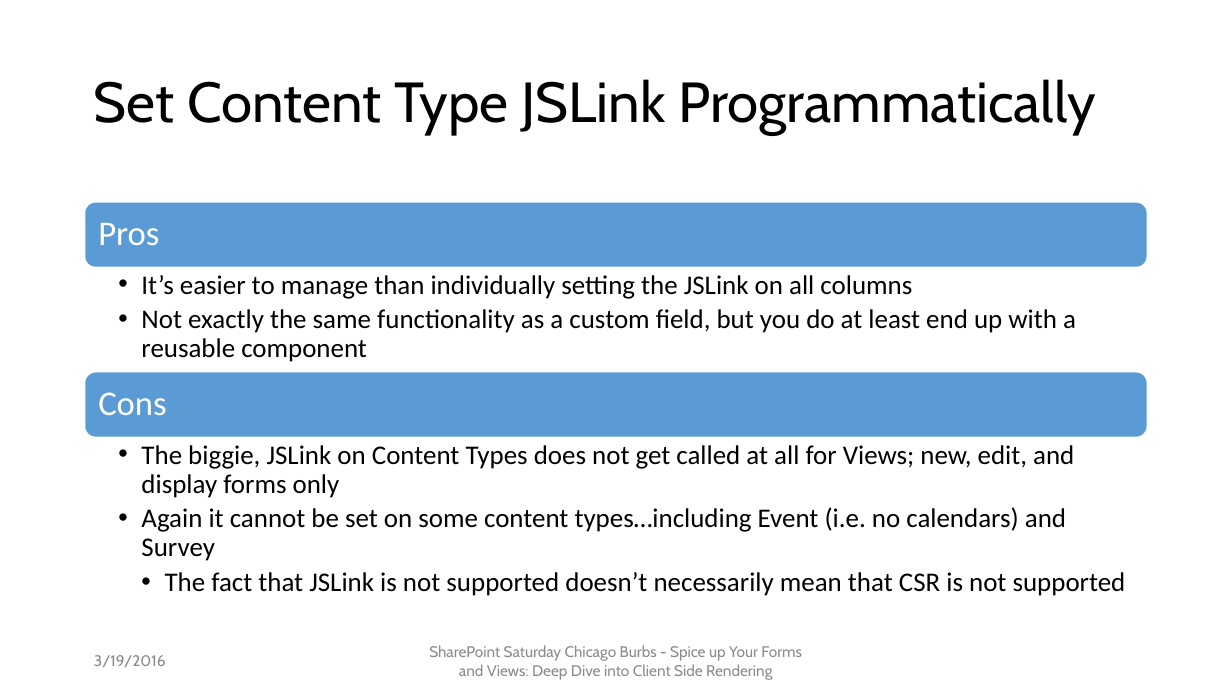
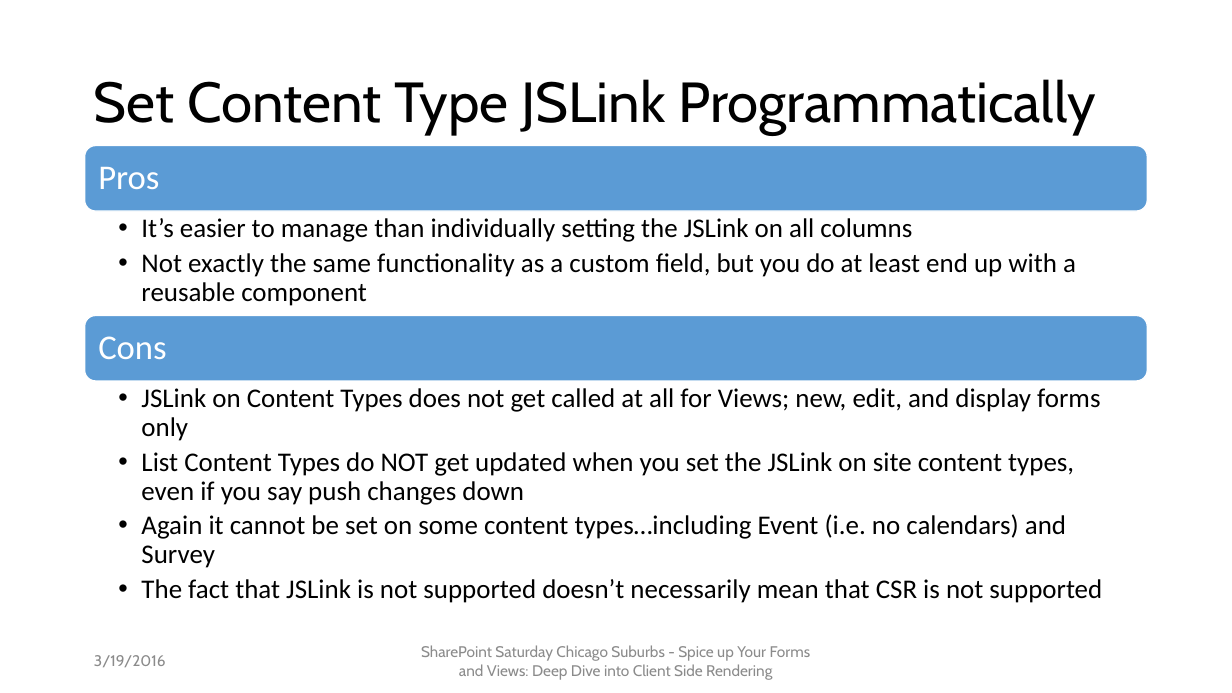
Before and after one commit to mcsheaj/CSRDemos, a slide deck: slide 17 of SPSChicagoBurbs.pptx. Drawn at 1232x693 pixels with LibreOffice and Linux fonts; fonts in the diff are those of the drawing; background and template pictures are left out. Boxes give left, top, right and bottom in pixels: in the first picture for what was removed or moved away, otherwise in the second. Text is boxed around its words. In the diff, an @@ line names an element or a change of style, - is before the commit and + after.

```diff
--- a/SPSChicagoBurbs.pptx
+++ b/SPSChicagoBurbs.pptx
@@ 3 texts, 2 rounded rectangles moved together from (x1=85, y1=202, x2=1148, y2=437) to (x1=85, y1=146, x2=1148, y2=381) @@
@@ text "JSLink on Content Types does ..." moved from (x1=141, y1=445, x2=1126, y2=596) to (x1=141, y1=388, x2=1102, y2=603) @@
@@ text at (x1=141, y1=388, x2=1100, y2=505): text changed @@
-  •• The biggie, JSLink on Content Types does not get called at all for Views; new, edit, and display forms only
+  •• JSLink on Content Types does not get called at all for Views; new, edit, and display forms only
+  •• List Content Types do NOT get updated when you set the JSLink on site content types, even if you say push changes down
@@ text at (x1=141, y1=579, x2=1102, y2=603): list level 3 to 2 in "The fact that JSLink is ..." @@
@@ text at (x1=421, y1=645, x2=811, y2=680): text changed @@
-SharePoint Saturday Chicago Burbs - Spice up Your Forms and Views: Deep Dive into Client Side Rendering
+SharePoint Saturday Chicago Suburbs - Spice up Your Forms and Views: Deep Dive into Client Side Rendering
```
Also in this commit, not shown: 23 other slides changed, 1 slide added, 1 other file.
